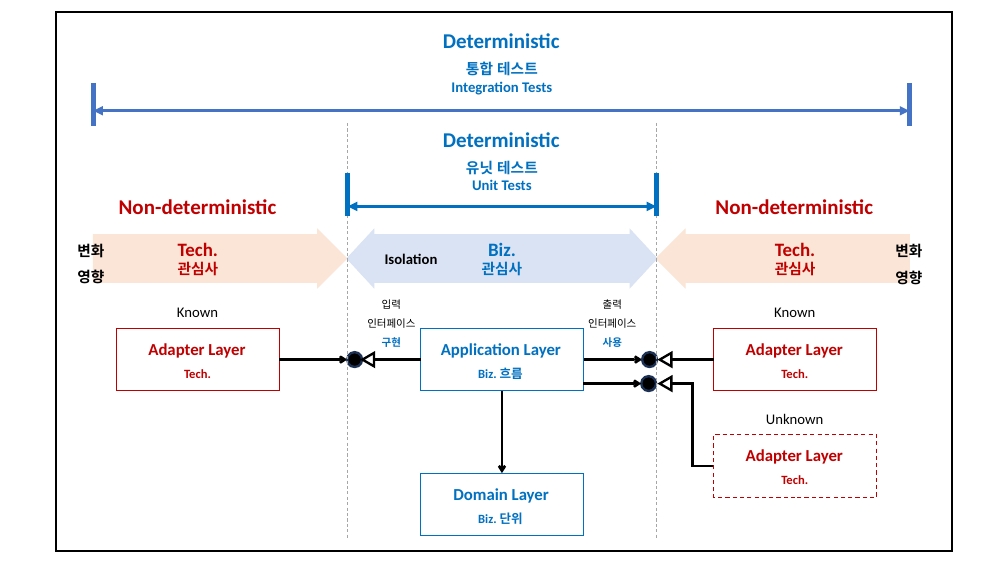
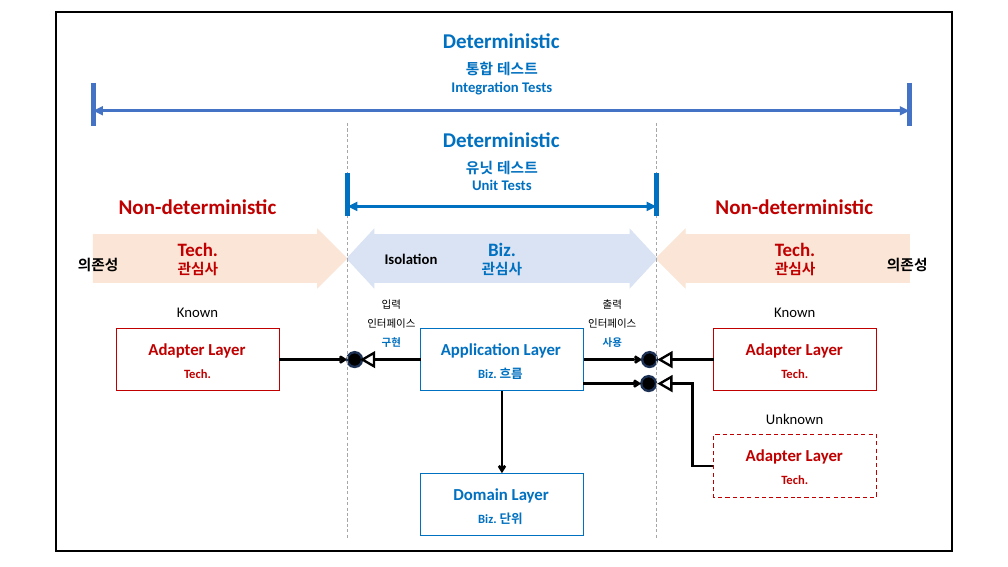
Before and after one commit to hhko/beyondcode, a slide deck: slide 22 of README.pptx (slide 11 before the commit). Drawn at 1008x567 pixels with LibreOffice and Linux fonts; fonts in the diff are those of the drawing. Boxes give left, top, right and bottom in pixels: in the first picture for what was removed or moved away, otherwise in the second. Text is boxed around its words. In the diff, an @@ line names an element or a change of style, - is before the commit and + after.

```diff
--- a/README.pptx
+++ b/README.pptx
@@ text removed at (77,241,104,287) @@
-변화
-영향
@@ text added at (78,255,119,274), 14 pt, text #000000, bold @@
+의존성
@@ text added at (887,255,928,274), 14 pt, text #000000, bold @@
+의존성
@@ text removed at (895,242,922,287) @@
-변화
-영향
```
Also in this commit, not shown: 7 other slides changed, 10 slides added, 2 slides removed, 51 other files.
